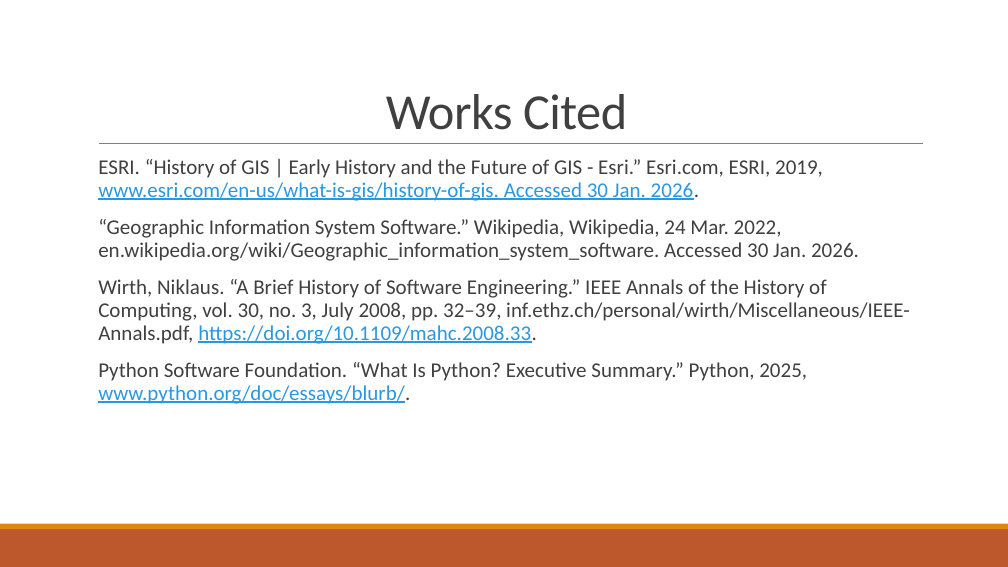
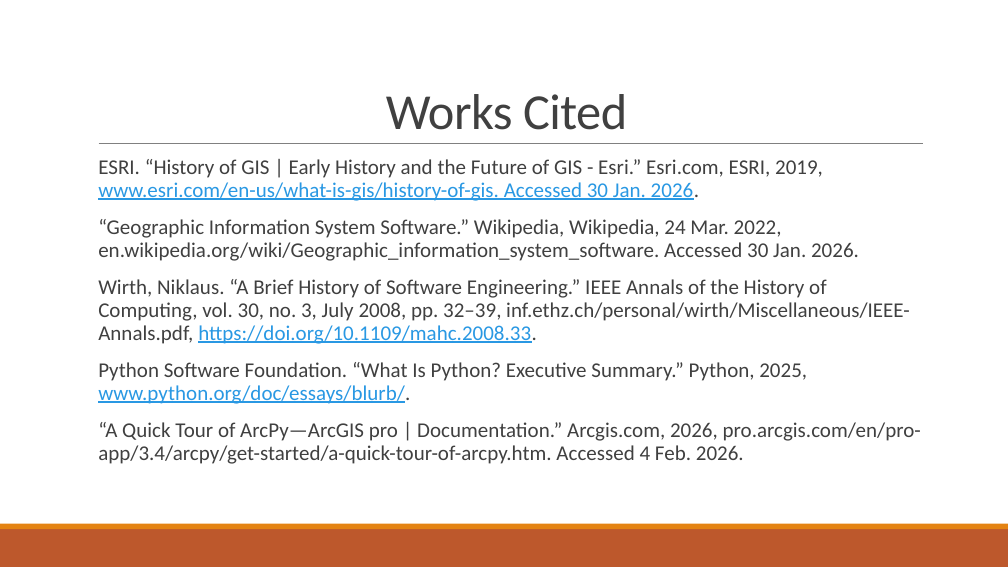
Before and after one commit to Yu2413/Python-Powerhouse-Diverse-Applications-and-Solutions, a slide deck: slide 18 of QGIS PowerPoint/GIS and Software Programming.pptx (slide 17 before the commit). Drawn at 1008x567 pixels with LibreOffice and Linux fonts; fonts in the diff are those of the drawing. Boxes give left, top, right and bottom in pixels: in the first picture for what was removed or moved away, otherwise in the second. Text is boxed around its words. In the diff, an @@ line names an element or a change of style, - is before the commit and + after.

```diff
--- a/QGIS PowerPoint/GIS and Software Programming.pptx
+++ b/QGIS PowerPoint/GIS and Software Programming.pptx
@@ text at <box>98,422,921,464</box>: paragraph added @@
+  “A Quick Tour of ArcPy—ArcGIS pro | Documentation.” Arcgis.com, 2026, pro.arcgis.com/en/pro-app/3.4/arcpy/get-started/a-quick-tour-of-arcpy.htm. Accessed 4 Feb. 2026.
```
Also in this commit, not shown: 2 slides added.
